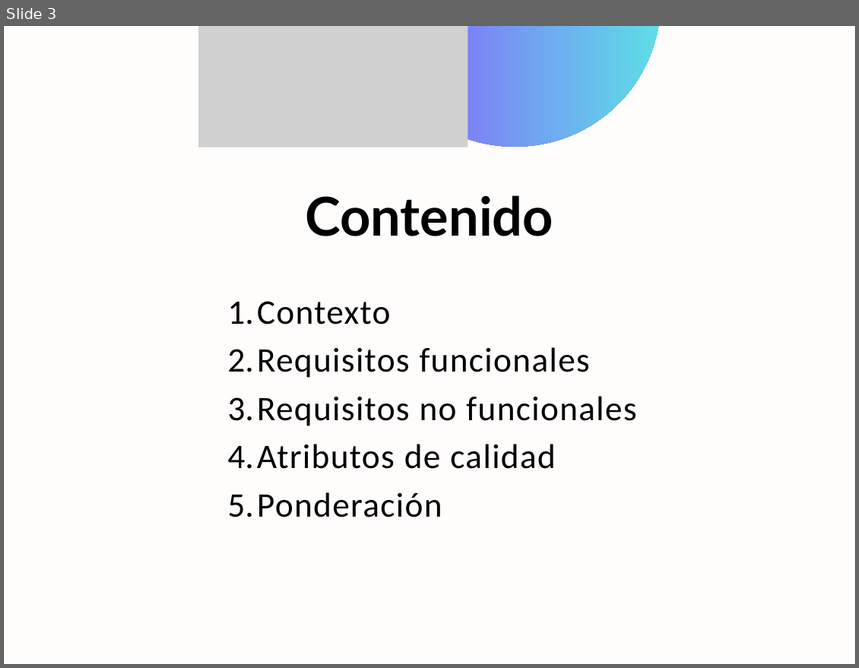
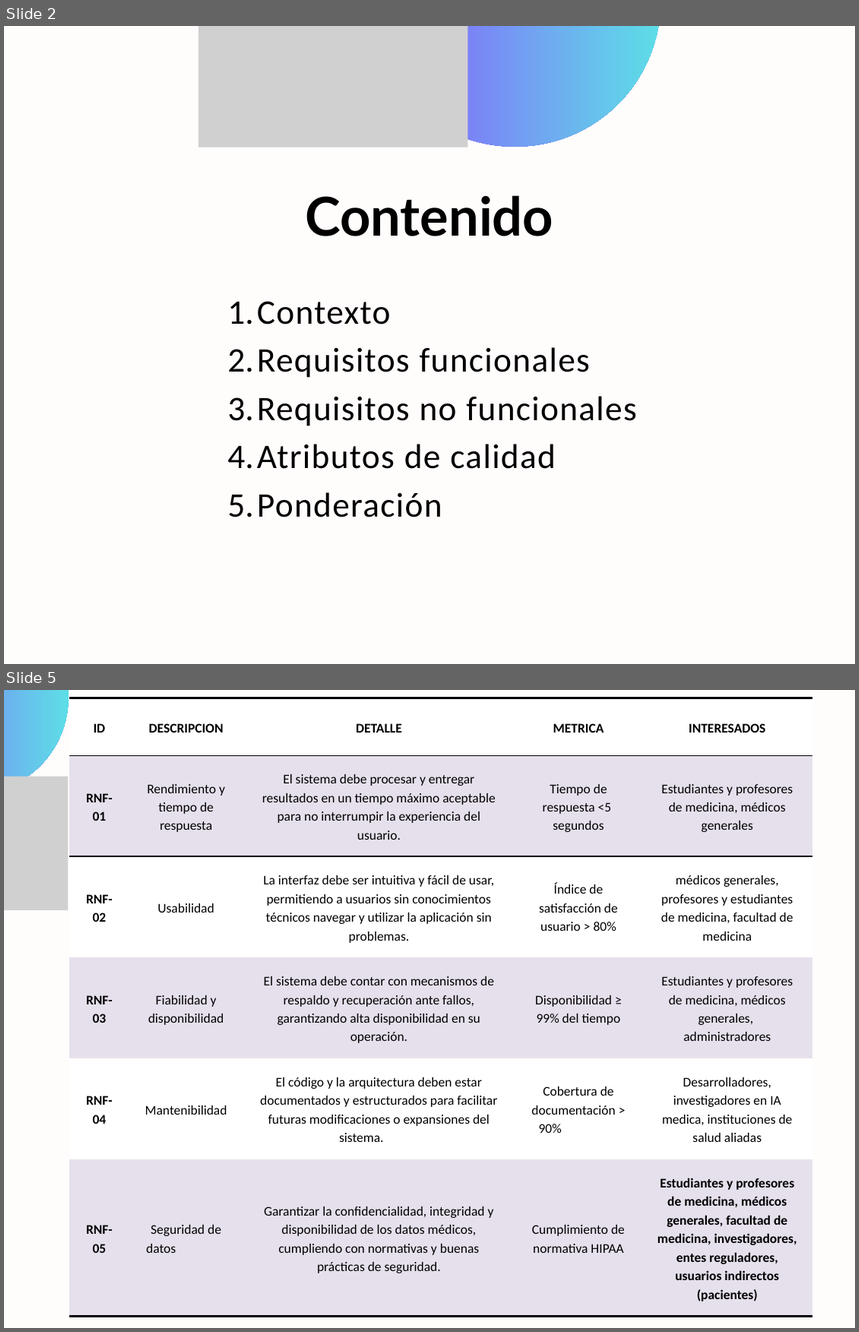
Before and after one commit to Jucer74/SoftwareArchitecture, a slide deck: Project/Context/TrainECG.context.pptx. Shown one above the other, each under a label of ours: slide 3 before the commit, slides 2 and 5 after it; the slides between them are not shown. The pictures are 859x668 and 859x1332 pixels, drawn with LibreOffice and Linux fonts; fonts in the diff are those of the drawing; grey boxes stand for pictures. Boxes give left, top, right and bottom in pixels: in the first picture for what was removed or moved away, otherwise in the second. Text is boxed around its words. In the diff, an @@ line names an element or a change of style, - is before the commit and + after.

```diff
--- a/Project/Context/TrainECG.context.pptx
+++ b/Project/Context/TrainECG.context.pptx
@@ slide 5 added at (4, 690, 855, 1328), background #FFFCFC @@
@@ freeform shape added at (4, 690, 72, 793), fill gradient #8C52FF to #5CE1E6 @@
@@ table added at (69, 698, 811, 1316), 6 rows, 5 columns @@
+ID | DESCRIPCION | DETALLE | METRICA | INTERESADOS
+RNF-01 | Rendimiento y tiempo de respuesta | El sistema debe procesar y entregar resultados en un tiempo máximo aceptable para no interrumpir la experiencia del usuario. | Tiempo de respuesta <5 segundos | Estudiantes y profesores de medicina, médicos generales
+RNF-02 | Usabilidad | La interfaz debe ser intuitiva y fácil de usar, permitiendo a usuarios sin conocimientos técnicos navegar y utilizar la aplicación sin problemas. | Índice de satisfacción de usuario > 80% | médicos generales, profesores y estudiantes de medicina, facultad de medicina
+RNF-03 | Fiabilidad y disponibilidad | El sistema debe contar con mecanismos de respaldo y recuperación ante fallos, garantizando alta disponibilidad en su operación. | Disponibilidad ≥ 99% del tiempo | Estudiantes y profesores de medicina, médicos generales, administradores
+RNF-04 | Mantenibilidad | El código y la arquitectura deben estar documentados y estructurados para facilitar futuras modificaciones o expansiones del sistema. | Cobertura de documentación > 90% | Desarrolladores, investigadores en IA medica, instituciones de salud aliadas
+RNF-05 | Seguridad de datos | Garantizar la confidencialidad, integridad y disponibilidad de los datos médicos, cumpliendo con normativas y buenas prácticas de seguridad. | Cumplimiento de normativa HIPAA | Estudiantes y profesores de medicina, médicos generales, facultad de medicina, investigadores, entes reguladores, usuarios indirectos (pacientes)
@@ picture added at (4, 776, 68, 910) @@
@@ what was slide 3 is now slide 2 @@
```
Also in this commit, not shown: 3 slides changed, 2 other slides added, 3 other files.
